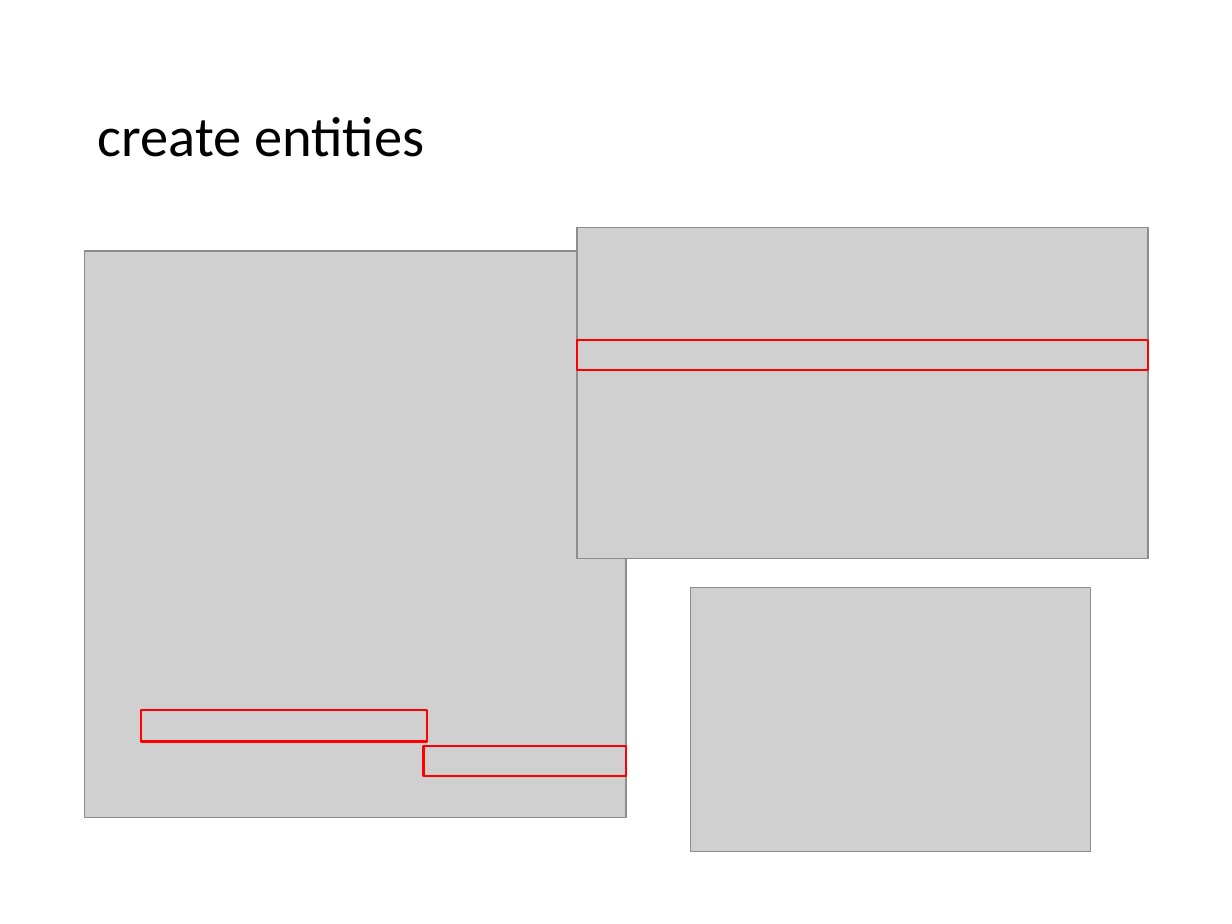
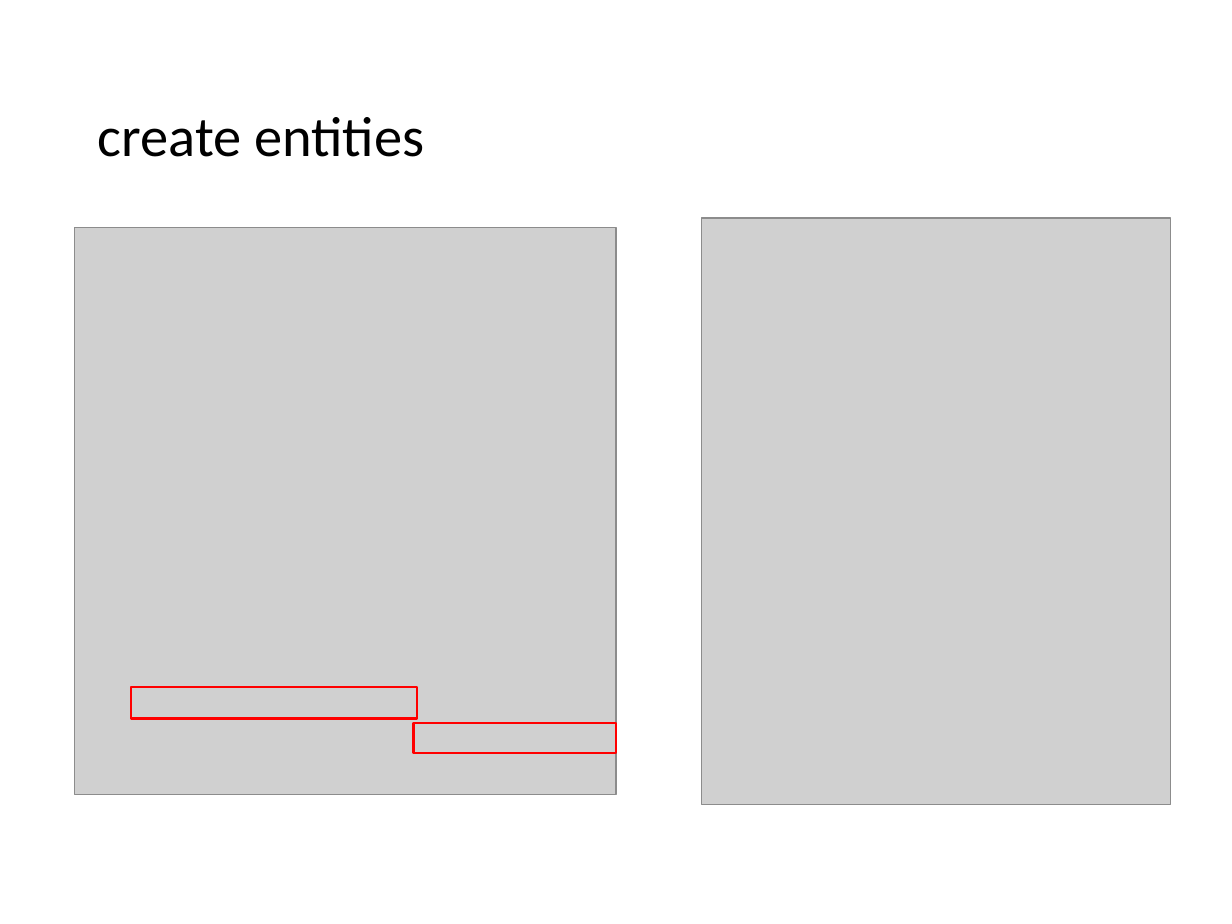
Before and after one commit to lawren43/mytest-repo, a slide deck: slide 25 of test-springmvc/doc/1.JPA Introduction.pptx. Drawn at 1232x924 pixels with LibreOffice and Linux fonts; fonts in the diff are those of the drawing; grey boxes stand for pictures. Boxes give left, top, right and bottom in pixels: in the first picture for what was removed or moved away, otherwise in the second. Text is boxed around its words. In the diff, an @@ line names an element or a change of style, - is before the commit and + after.

Commit message:
add

```diff
--- a/test-springmvc/doc/1.JPA Introduction.pptx
+++ b/test-springmvc/doc/1.JPA Introduction.pptx
@@ picture removed at (x1=577, y1=228, x2=1148, y2=559) @@
@@ picture added at (x1=701, y1=218, x2=1170, y2=804) @@
@@ rectangle removed at (x1=577, y1=340, x2=1148, y2=370) @@
@@ picture removed at (x1=691, y1=588, x2=1092, y2=851) @@
@@ 2 rectangles, 1 picture moved together from (x1=85, y1=251, x2=626, y2=818) to (x1=75, y1=228, x2=616, y2=795) @@
```
Also in this commit, not shown: 2 other slides changed, 2 slides added.
